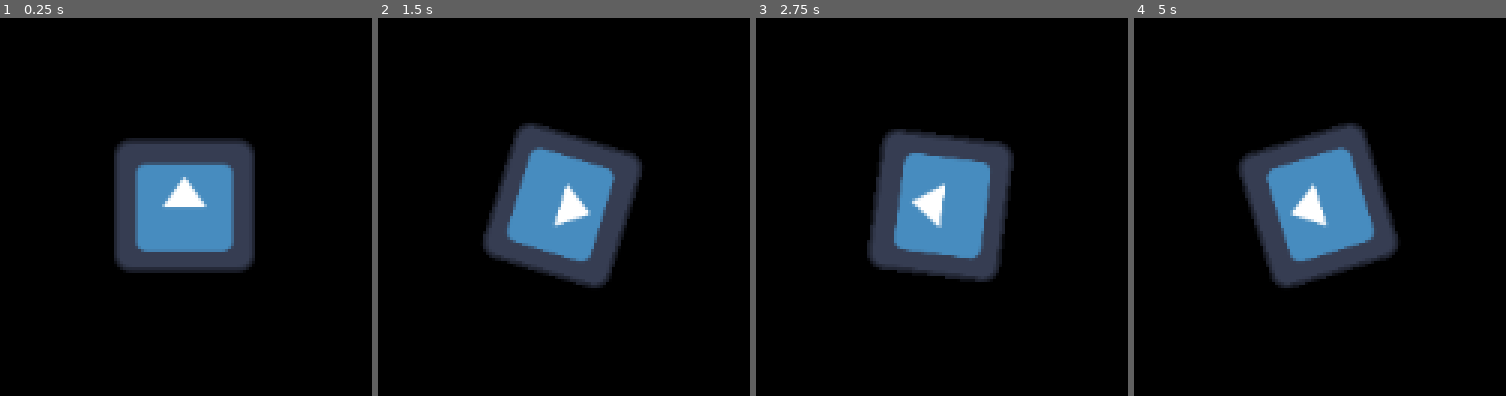
Above: before the commit, frames 1-4 (left to right).
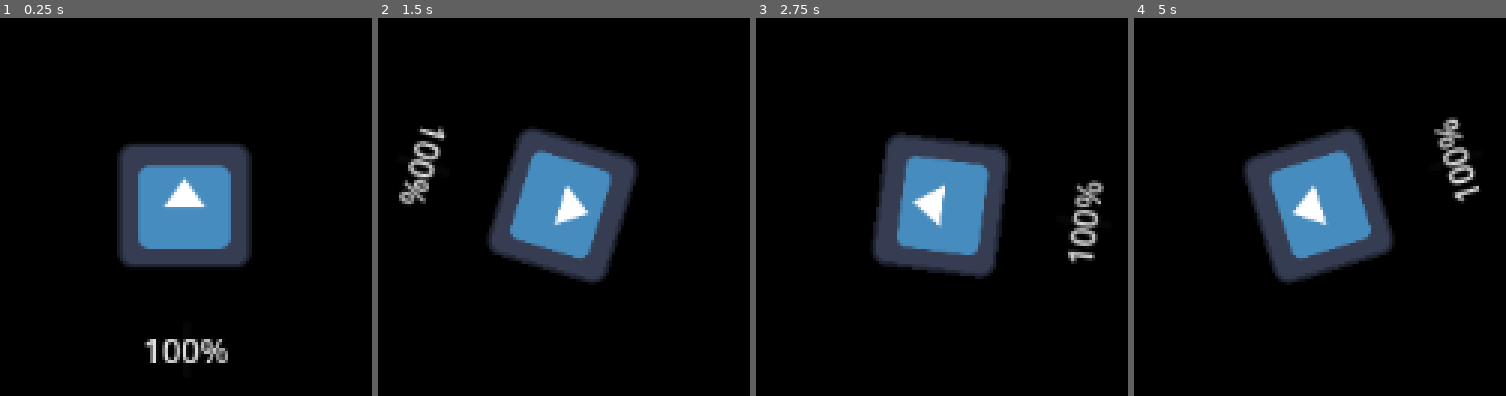
Above: after the commit, the same moments.

Repository: pcvonz/multiplayer_demo
Game: Godot game, scene res://ship/ship.tscn
The game is run twice, just before and just after one commit, with the same random seed, the same clock (stepped at 60 frames per second) and the same inputs. This scene is started directly instead of the project's main scene. The engine's default icon, where the game draws it, is replaced by a stand-in: a white triangle on a blue panel in a dark square.
Inputs (mouse positions are in pixels of both pictures, inside the frame that each line leads up to):
- Up to frame 1 (0.25 s): no input
- Up to frame 2 (1.5 s): tap Enter at 0.5 s; move the mouse to (outside the picture) at 0.52 s; hold Right (ui_right) 0.53-1.28 s; click (outside the picture) at 0.6 s; move the mouse to (outside the picture) at 1.27 s; hold Down (ui_down) from 1.28 s (still down); tap Space (fire) at 1.35 s
- Up to frame 3 (2.75 s): move the mouse to (outside the picture) at 2.02 s; release Down (ui_down) at 2.03 s; hold Right (ui_right) from 2.03 s (still down); click (outside the picture) at 2.1 s
- Up to frame 4 (5 s): move the mouse to (outside the picture) at 2.77 s; release Right (ui_right) at 2.78 s; hold Up (ui_up) 2.78-3.53 s; tap Space (fire) at 2.85, 4.35 s; move the mouse to (outside the picture) at 3.52 s; hold Left (ui_left) from 3.53 s (still down); click (outside the picture) at 3.6 s; move the mouse to (outside the picture) at 4.27 s

The runs differ from the first frame. In frame 1, 5.2% of the frame differs, in the area x 30-69%, y 31-92%; in frame 2, 5.0%; in frame 3, 4.9%; in frame 4, 5.0%.

Commit message:
Add explosion, health, damage, etc

Diff:
--- a/Station/station.gd
+++ b/Turret/turret.gd
@@ -29,7 +29,6 @@
 			return
 
 		var missile: RigidBody2D = missile_scene.instantiate()
-		missile.add_collision_exception_with(self)
 		missile.global_position = self.global_position
 		missile.look_at(closest_player.global_position)
 		missile.rotation = missile.rotation + ( PI / 2 )
--- a/Station/station.tscn
+++ b/Turret/turret.tscn
@@ -1,12 +1,12 @@
 [gd_scene load_steps=4 format=3 uid="uid://vsvskh7u3xfp"]
 
-[ext_resource type="Script" path="res://Station/station.gd" id="1_2b4nc"]
-[ext_resource type="Texture2D" uid="uid://t5lcyvo0c2yw" path="res://icon.svg" id="1_r3vvf"]
+[ext_resource type="Script" path="res://Turret/turret.gd" id="1_s47my"]
+[ext_resource type="Texture2D" uid="uid://t5lcyvo0c2yw" path="res://icon.svg" id="2_a4njg"]
 
 [sub_resource type="CircleShape2D" id="CircleShape2D_1vbmc"]
 
 [node name="Station" type="Area2D"]
-script = ExtResource("1_2b4nc")
+script = ExtResource("1_s47my")
 
 [node name="CollisionShape2D" type="CollisionShape2D" parent="."]
 shape = SubResource("CircleShape2D_1vbmc")
--- a/ship/Missile/missile.gd
+++ b/ship/Missile/missile.gd
@@ -1,7 +1,14 @@
 extends RigidBody2D
 
 var speed = 1000.0
+@export var damage: float = 10.0
 
 # Called every frame. 'delta' is the elapsed time since the previous frame.
 func _integrate_forces(state):
 	state.apply_force(Vector2(0, -speed).rotated(self.rotation))
+
+func _on_body_entered(body:Node):
+	print(body)
+	print(body.name)
+	if body.is_in_group("players"):
+		body.damage(damage)
--- a/ship/Missile/missile.tscn
+++ b/ship/Missile/missile.tscn
@@ -6,6 +6,8 @@
 [sub_resource type="CircleShape2D" id="CircleShape2D_v33uy"]
 
 [node name="Missile" type="RigidBody2D"]
+max_contacts_reported = 4
+contact_monitor = true
 script = ExtResource("1_ej2rr")
 
 [node name="CollisionShape2D" type="CollisionShape2D" parent="."]
@@ -15,3 +17,5 @@
 modulate = Color(1, 0.0666667, 1, 1)
 scale = Vector2(0.31836, 0.324384)
 texture = ExtResource("1_evlio")
+
+[connection signal="body_entered" from="." to="." method="_on_body_entered"]
--- /dev/null
+++ b/ship/explode.gd
@@ -0,0 +1,18 @@
+extends Node2D
+
+
+# Called when the node enters the scene tree for the first time.
+func _ready():
+	explode()
+
+func get_rigid_body(node: Node):
+	if node is RigidBody2D:
+		return node as RigidBody2D
+
+func explode():
+	var children = get_children().filter(get_rigid_body)
+
+	for child in children:
+		var x = randf_range(-100.0, 100.0)
+		var y = randf_range(-100.0, 100.0)
+		child.apply_impulse(Vector2(x, y))
--- /dev/null
+++ b/ship/explode.tscn
@@ -0,0 +1,61 @@
+[gd_scene load_steps=8 format=3 uid="uid://cebys673sqrdx"]
+
+[ext_resource type="Script" path="res://ship/explode.gd" id="1_ynefu"]
+[ext_resource type="Texture2D" uid="uid://cxcmqamjx71lk" path="res://ship/explode/icon/1.PNG" id="2_t0ar0"]
+[ext_resource type="Texture2D" uid="uid://cx627uqwm81aq" path="res://ship/explode/icon/2.PNG" id="3_is2yg"]
+[ext_resource type="Texture2D" uid="uid://bkx2313u01omj" path="res://ship/explode/icon/3.PNG" id="4_408dp"]
+[ext_resource type="Texture2D" uid="uid://baf10kaqvntub" path="res://ship/explode/icon/4.PNG" id="5_4fuh3"]
+[ext_resource type="Texture2D" uid="uid://c10adnofv3ka7" path="res://ship/explode/icon/5.PNG" id="6_nebxd"]
+[ext_resource type="Texture2D" uid="uid://1t4g7ru6u744" path="res://ship/explode/icon/6.PNG" id="7_wail0"]
+
+[node name="explosion" type="Node2D"]
+script = ExtResource("1_ynefu")
+
+[node name="1" type="RigidBody2D" parent="."]
+
+[node name="Sprite2D" type="Sprite2D" parent="1"]
+texture = ExtResource("2_t0ar0")
+
+[node name="CollisionPolygon2D" type="CollisionPolygon2D" parent="1"]
+scale = Vector2(0.966397, 1)
+polygon = PackedVector2Array(5.17385, 4, -11.3825, -1, -5.17385, -5, -26.904, -11, -17.5911, -19, -25.8693, -22, -17.5911, -32, -30.0084, -31, -34.1474, -23, -33.1127, 7)
+
+[node name="2" type="RigidBody2D" parent="."]
+
+[node name="Sprite2D" type="Sprite2D" parent="2"]
+texture = ExtResource("3_is2yg")
+
+[node name="CollisionPolygon2D" type="CollisionPolygon2D" parent="2"]
+polygon = PackedVector2Array(8, -7, 31, -4, 30, -31, 9, -33)
+
+[node name="3" type="RigidBody2D" parent="."]
+
+[node name="Sprite2D" type="Sprite2D" parent="3"]
+texture = ExtResource("4_408dp")
+
+[node name="CollisionPolygon2D" type="CollisionPolygon2D" parent="3"]
+polygon = PackedVector2Array(13, 12, 31, 10, 31, 28, 23, 31, 6, 31)
+
+[node name="4" type="RigidBody2D" parent="."]
+
+[node name="Sprite2D" type="Sprite2D" parent="4"]
+texture = ExtResource("5_4fuh3")
+
+[node name="CollisionPolygon2D" type="CollisionPolygon2D" parent="4"]
+polygon = PackedVector2Array(-32, 18, -9, 12, -7, 24, 1, 26, -3, 31, -27, 32)
+
+[node name="5" type="RigidBody2D" parent="."]
+
+[node name="Sprite2D" type="Sprite2D" parent="5"]
+texture = ExtResource("6_nebxd")
+
+[node name="CollisionPolygon2D" type="CollisionPolygon2D" parent="5"]
+polygon = PackedVector2Array(-16, -31, -25, -23, -18, -19, -26, -12, -5, -5, -11, -1, 4, 3, 2, 7, 11, 14, 31, 10, 31, -4, 7, -6, 4, -23, 8, -31)
+
+[node name="6" type="RigidBody2D" parent="."]
+
+[node name="Sprite2D" type="Sprite2D" parent="6"]
+texture = ExtResource("7_wail0")
+
+[node name="CollisionPolygon2D" type="CollisionPolygon2D" parent="6"]
+polygon = PackedVector2Array(-31, 8, -32, 17, -8, 10, -6, 22, 3, 26, -2, 32, 5, 32, 11, 13, 1, 7)
--- a/ship/ship.gd
+++ b/ship/ship.gd
@@ -5,9 +5,14 @@
 @export var angular_speed = .1
 @export var max_angular_speed = 10.0
 @export var stopping_speed = 2.0
+@export var health = 10.0
 @export var ship_name: String
 @onready var missile_scene = preload("res://ship/Missile/missile.tscn")
-@onready var station_scene = preload("res://Station/station.tscn")
+@onready var station_scene = preload("res://Turret/turret.tscn")
+@onready var explode_scene = preload("res://ship/explode.tscn")
+@onready var progress_bar: ProgressBar = get_node("ProgressBar")
+@onready var input = $PlayerInput
+@onready var anim: AnimationPlayer = get_node("AnimationPlayer")
 
 signal on_add_to_spawner(node: Node)
 
@@ -18,9 +23,10 @@
 		$id.text = "%s" % ship_name
 		$PlayerInput.set_multiplayer_authority(id)
 
-@onready var input = $PlayerInput
 
 func _ready():
+	progress_bar.value = health
+	progress_bar.max_value = health
 	if player_id == multiplayer.get_unique_id():
 		$Camera2D.enabled = true
 	else:
@@ -44,6 +50,21 @@
 
 		on_add_to_spawner.emit(missile)
 
+func damage(amount: float):
+	health -= amount
+	progress_bar.value = health
+	anim.play("damage")
+	if progress_bar.value <= 0:
+		explode()
+
+func explode():
+	$CollisionShape2D.set_deferred("disabled", true)
+	$Sprite2D.visible = false
+	var explode_instance = explode_scene.instantiate()
+	explode_instance.global_position = global_position
+	on_add_to_spawner.emit(explode_instance)
+
+
 func _integrate_forces(state: PhysicsDirectBodyState2D):
 	if input.thrust_engaged:
 		var speed_to_add= (Vector2(0, clampf(speed, 0, speed)).rotated(self.rotation))
--- a/ship/ship.tscn
+++ b/ship/ship.tscn
@@ -40,6 +40,46 @@
 properties/3/path = NodePath(".:angular_velocity")
 properties/3/spawn = true
 properties/3/replication_mode = 1
+properties/4/path = NodePath(".:health")
+properties/4/spawn = true
+properties/4/replication_mode = 1
+
+[sub_resource type="Animation" id="Animation_3246v"]
+resource_name = "damage"
+length = 0.3
+tracks/0/type = "value"
+tracks/0/imported = false
+tracks/0/enabled = true
+tracks/0/path = NodePath("Sprite2D:modulate")
+tracks/0/interp = 1
+tracks/0/loop_wrap = true
+tracks/0/keys = {
+"times": PackedFloat32Array(0, 0.1, 0.2),
+"transitions": PackedFloat32Array(1, 1, 1),
+"update": 0,
+"values": [Color(1, 1, 1, 1), Color(1, 0.0352941, 0.137255, 1), Color(1, 1, 1, 1)]
+}
+
+[sub_resource type="Animation" id="Animation_8qjcx"]
+length = 0.001
+tracks/0/type = "value"
+tracks/0/imported = false
+tracks/0/enabled = true
+tracks/0/path = NodePath("Sprite2D:modulate")
+tracks/0/interp = 1
+tracks/0/loop_wrap = true
+tracks/0/keys = {
+"times": PackedFloat32Array(0),
+"transitions": PackedFloat32Array(1),
+"update": 0,
+"values": [Color(1, 1, 1, 1)]
+}
+
+[sub_resource type="AnimationLibrary" id="AnimationLibrary_cdtyu"]
+_data = {
+"RESET": SubResource("Animation_8qjcx"),
+"damage": SubResource("Animation_3246v")
+}
 
 [node name="ship" type="RigidBody2D" groups=["players"]]
 gravity_scale = 0.0
@@ -50,7 +90,7 @@
 shape = SubResource("RectangleShape2D_mw1cn")
 
 [node name="Sprite2D" type="Sprite2D" parent="."]
-scale = Vector2(0.53125, 0.5)
+scale = Vector2(0.5, 0.471)
 texture = ExtResource("2_bpfnb")
 
 [node name="Camera2D" type="Camera2D" parent="."]
@@ -68,3 +108,14 @@
 offset_top = -75.0
 offset_right = 20.0
 offset_bottom = -52.0
+
+[node name="ProgressBar" type="ProgressBar" parent="."]
+offset_left = -1.0
+offset_top = 56.0
+offset_right = 3.0
+offset_bottom = 83.0
+
+[node name="AnimationPlayer" type="AnimationPlayer" parent="."]
+libraries = {
+"": SubResource("AnimationLibrary_cdtyu")
+}
Not shown: 1 places in Turret/turret.tscn that only renumber resources
Binary file added: ship/explode/icon/1.PNG
Not shown, added: ship/explode/icon/1.PNG.import
Binary file added: ship/explode/icon/2.PNG
Not shown, added: ship/explode/icon/2.PNG.import
Binary file added: ship/explode/icon/3.PNG
Not shown, added: ship/explode/icon/3.PNG.import
Binary file added: ship/explode/icon/4.PNG
Not shown, added: ship/explode/icon/4.PNG.import
Binary file added: ship/explode/icon/5.PNG
Not shown, added: ship/explode/icon/5.PNG.import
Binary file added: ship/explode/icon/6.PNG
(and 2 more such lines)
